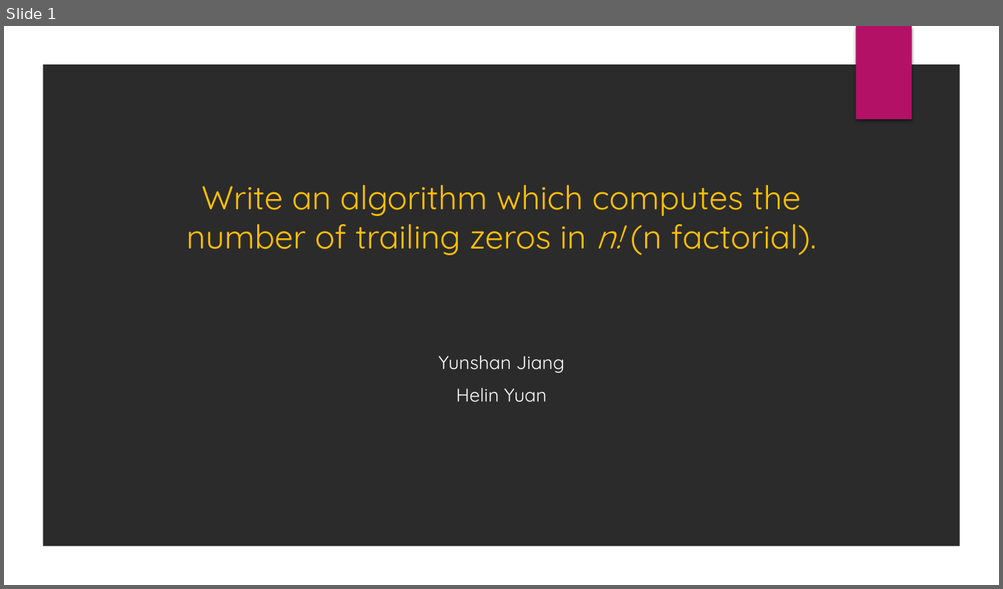
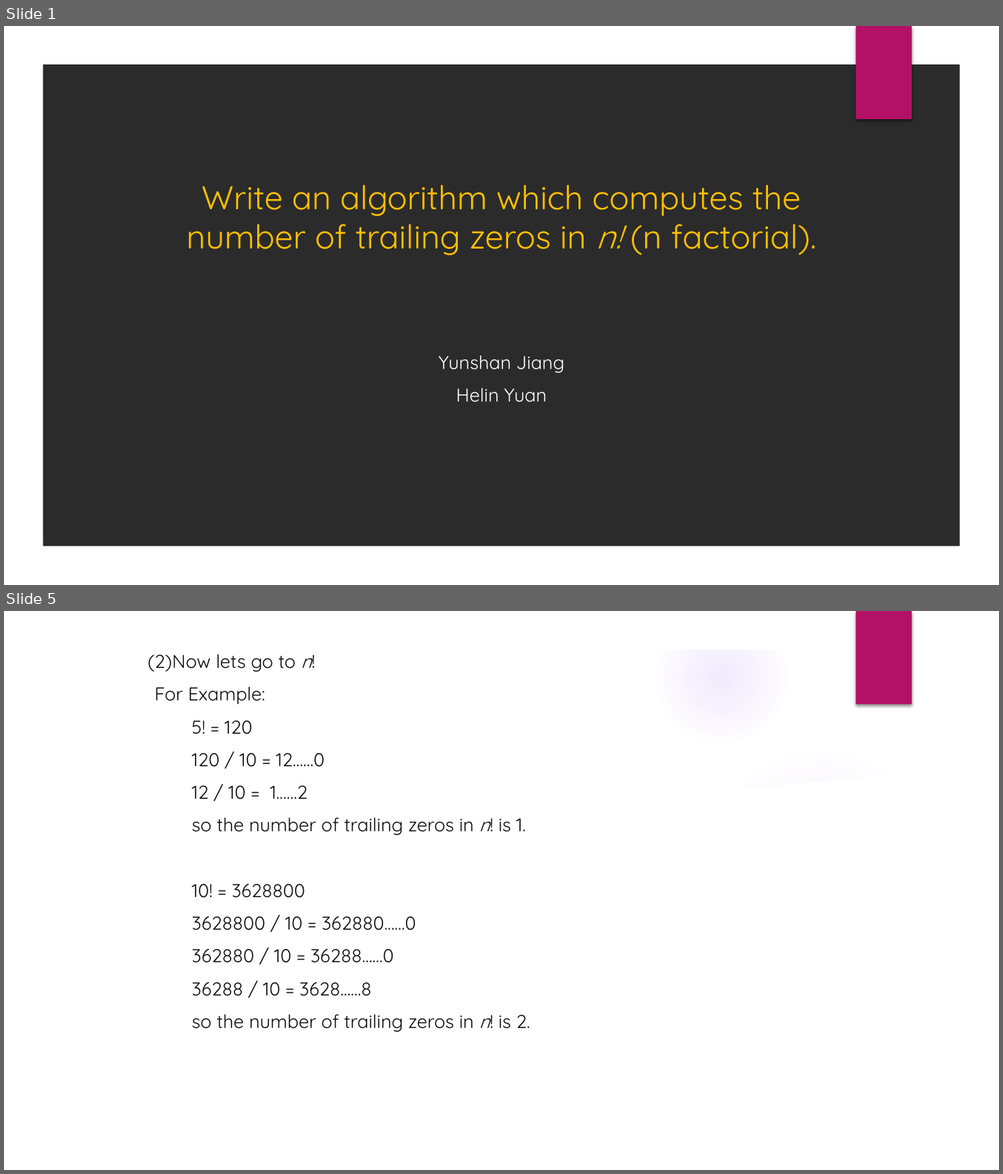
Before and after one commit to YunshanJiang/TripleTreeEngine, a slide deck: Docs/Advance programming PPT.pptx. Shown one above the other, each under a label of ours: slide 1 before the commit, slides 1 and 5 after it; the slides between them are not shown. The pictures are 1003x589 and 1003x1174 pixels, drawn with LibreOffice and Linux fonts; fonts in the diff are those of the drawing; background and template pictures are left out; a plain dark background stands for a picture behind light text. Boxes give left, top, right and bottom in pixels: in the first picture for what was removed or moved away, otherwise in the second. Text is boxed around its words. In the diff, an @@ line names an element or a change of style, - is before the commit and + after.

```diff
--- a/Docs/Advance programming PPT.pptx
+++ b/Docs/Advance programming PPT.pptx
@@ slide 5 added at (x1=4, y1=611, x2=999, y2=1170), background picture (left out); not listed: 2 template elements that a slide beside it also shows @@
@@ text added at (x1=148, y1=654, x2=530, y2=1032), 18 pt, text #0D0D0D @@
+(2)Now lets go to n!
+For Example:
+5! = 120
+120 / 10 = 12……0
+12 / 10 = 1……2
+so the number of trailing zeros in n! is 1.
+10! = 3628800
+3628800 / 10 = 362880……0
+362880 / 10 = 36288……0
+36288 / 10 = 3628……8
+so the number of trailing zeros in n! is 2.
@@ group added at (x1=4, y1=612, x2=967, y2=1170): 5 ellipses, 2 freeform shapes @@
```
Also in this commit, not shown: 5 other slides added, 32 other files.
